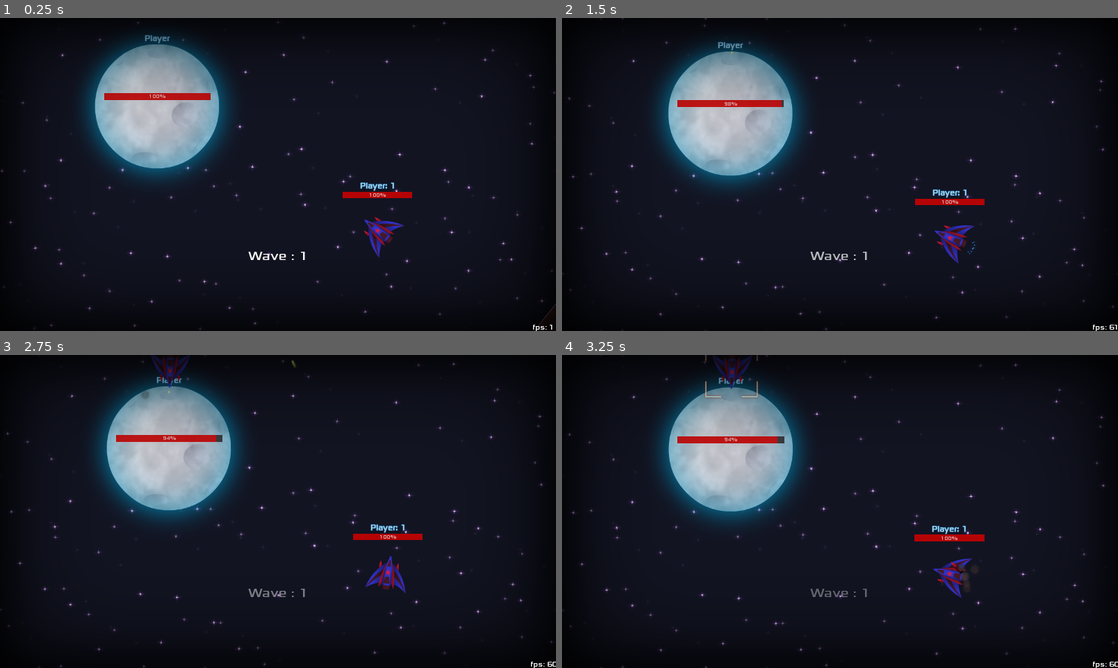
Above: before the commit, frames 1-4 (two rows, left to right).
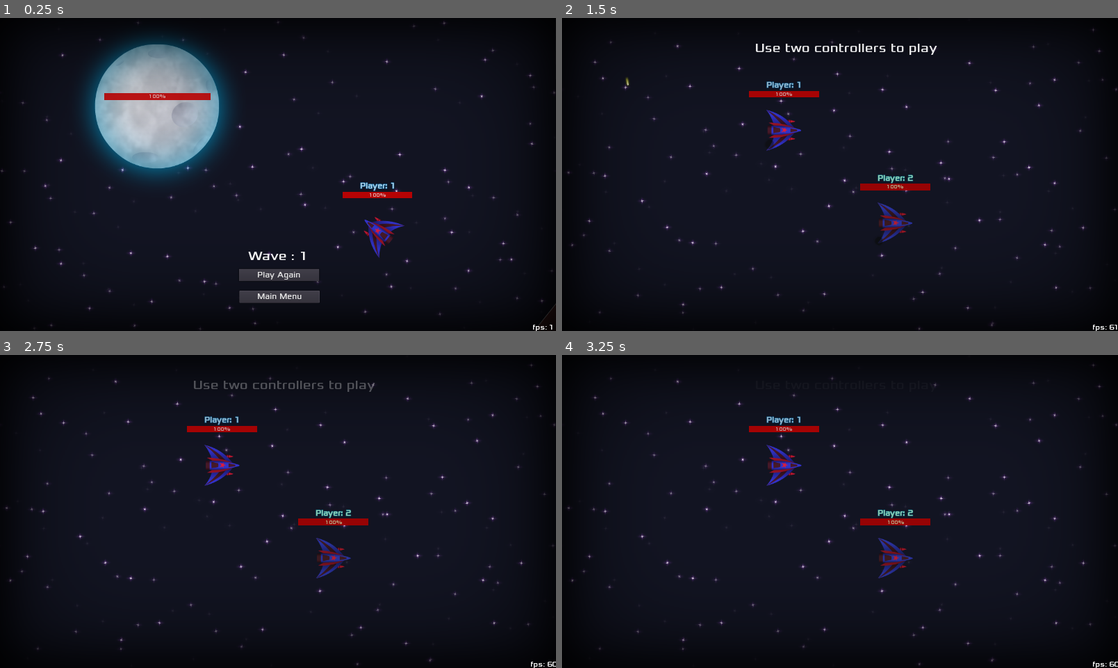
Above: after the commit, the same moments.

Repository: Najim-SD/Moon-Guardian
Game: Godot game, scene res://Scenes/Game.tscn
The game is run twice, just before and just after one commit, with the same random seed, the same clock (stepped at 60 frames per second) and the same inputs. This scene is started directly instead of the project's main scene.
Inputs (mouse positions are in pixels of both pictures, inside the frame that each line leads up to):
- Up to frame 1 (0.25 s): no input
- Up to frame 2 (1.5 s): click (840, 296) at 0.5 s, where only the run after the commit has a clickable "Main Menu"; click (840, 155) at 1.25 s, where only the run after the commit has a clickable "1 v 1"
- Up to frame 3 (2.75 s): move the mouse to (400, 495) at 2.02 s; right-click (400, 495) at 2.1 s
- Up to frame 4 (3.25 s): move the mouse to (728, 527) at 2.77 s; tap Space (launch) at 2.85 s

The runs differ from the first frame. In frame 1, 1.2% of the frame differs, in the area x 26-58%, y 5-92%; in frame 2, 13%; in frame 3, 13%, in the area x 0-100%, y 0-100%; in frame 4, 12%.

Commit message:
Final Commit!

Diff:
--- a/Scenes/1V1 Level.tscn
+++ b/Scenes/1V1 Level.tscn
@@ -69,7 +69,7 @@
 margin_right = 327.325
 margin_bottom = -273.521
 custom_fonts/font = SubResource( 1 )
-text = "Use two Controllers"
+text = "Use two controllers to play"
 align = 1
 __meta__ = {
 "_edit_use_anchors_": false
--- a/Scenes/Game.tscn
+++ b/Scenes/Game.tscn
@@ -14,6 +14,10 @@
 font_data = ExtResource( 7 )
 
 [sub_resource type="DynamicFont" id=2]
+size = 18
+font_data = ExtResource( 7 )
+
+[sub_resource type="DynamicFont" id=3]
 size = 18
 font_data = ExtResource( 7 )
 
@@ -64,7 +68,6 @@
 }
 
 [node name="start" type="Button" parent="CanvasLayer"]
-visible = false
 anchor_left = 0.5
 anchor_right = 0.5
 margin_left = -89.8811
@@ -73,6 +76,19 @@
 margin_bottom = 604.692
 custom_fonts/font = SubResource( 2 )
 text = "Play Again"
+__meta__ = {
+"_edit_use_anchors_": false
+}
+
+[node name="mainMenu" type="Button" parent="CanvasLayer"]
+anchor_left = 0.5
+anchor_right = 0.5
+margin_left = -89.4802
+margin_top = 627.262
+margin_right = 95.5198
+margin_bottom = 655.262
+custom_fonts/font = SubResource( 3 )
+text = "Main Menu"
 __meta__ = {
 "_edit_use_anchors_": false
 }
@@ -107,3 +123,4 @@
 [node name="spawn" type="Position2D" parent="."]
 position = Vector2( -0.475739, -769.842 )
 [connection signal="button_up" from="CanvasLayer/start" to="." method="_on_start_button_up"]
+[connection signal="button_up" from="CanvasLayer/mainMenu" to="." method="_on_mainMenu_button_up"]
--- a/Scenes/Main Menu.tscn
+++ b/Scenes/Main Menu.tscn
@@ -1,9 +1,13 @@
-[gd_scene load_steps=7 format=2]
+[gd_scene load_steps=11 format=2]
 
-[ext_resource path="res://Art/Fx/ScreenFX.png" type="Texture" id=1]
+[ext_resource path="res://Scripts/Camera2D.gd" type="Script" id=1]
+[ext_resource path="res://Scenes/Parallax.tscn" type="PackedScene" id=2]
 [ext_resource path="res://Scripts/Main Menu.gd" type="Script" id=3]
 [ext_resource path="res://Art/Game Title.png" type="Texture" id=4]
 [ext_resource path="res://Art/Fonts/Xolonium-Regular.ttf" type="DynamicFontData" id=5]
+[ext_resource path="res://Scenes/MultiCam.tscn" type="PackedScene" id=6]
+[ext_resource path="res://Art/Fx/ScreenFX.png" type="Texture" id=7]
+[ext_resource path="res://Scripts/Position2D.gd" type="Script" id=8]
 
 [sub_resource type="DynamicFont" id=1]
 size = 30
@@ -19,6 +23,25 @@
 "_edit_use_anchors_": false
 }
 
+[node name="MultiCam" type="Camera2D" parent="." instance=ExtResource( 6 )]
+position = Vector2( 640, 360 )
+current = true
+drag_margin_h_enabled = true
+drag_margin_v_enabled = true
+smoothing_enabled = true
+smoothing_speed = 10.0
+drag_margin_left = 0.0
+drag_margin_top = 0.0
+drag_margin_right = 0.0
+drag_margin_bottom = 0.0
+script = ExtResource( 1 )
+__meta__ = {
+"_edit_group_": true
+}
+targets = [ "Position2D" ]
+
+[node name="Parallax" type="Node2D" parent="." instance=ExtResource( 2 )]
+
 [node name="UI" type="CanvasLayer" parent="."]
 
 [node name="ScrFX" type="TextureRect" parent="UI"]
@@ -99,6 +122,9 @@
 __meta__ = {
 "_edit_use_anchors_": false
 }
+
+[node name="Position2D" type="Position2D" parent="."]
+script = ExtResource( 8 )
 [connection signal="button_up" from="UI/start" to="." method="_on_start_button_up"]
 [connection signal="button_up" from="UI/1v1" to="." method="_on_1v1_button_up"]
 [connection signal="button_up" from="UI/exit" to="." method="_on_exit_button_up"]
--- a/Scenes/Moonship.tscn
+++ b/Scenes/Moonship.tscn
@@ -16,12 +16,6 @@
 
 [sub_resource type="CircleShape2D" id=2]
 radius = 140.25
-
-[sub_resource type="DynamicFont" id=6]
-size = 18
-outline_size = 1
-outline_color = Color( 0.113725, 0.678431, 1, 1 )
-font_data = ExtResource( 3 )
 
 [sub_resource type="StyleBoxFlat" id=7]
 bg_color = Color( 1, 0, 0, 1 )
@@ -63,23 +57,6 @@
 "_edit_use_anchors_": false
 }
 
-[node name="Label" type="Label" parent="UI"]
-anchor_left = 0.5
-anchor_top = 0.5
-anchor_right = 0.5
-anchor_bottom = 0.5
-margin_left = -61.0562
-margin_top = -167.737
-margin_right = 62.9438
-margin_bottom = -144.737
-grow_horizontal = 2
-custom_fonts/font = SubResource( 6 )
-text = "Player"
-align = 1
-__meta__ = {
-"_edit_use_anchors_": false
-}
-
 [node name="ProgressBar" type="ProgressBar" parent="UI"]
 anchor_left = 0.5
 anchor_top = 0.5
--- a/Scripts/Game.gd
+++ b/Scripts/Game.gd
@@ -74,3 +74,8 @@
 func _on_start_button_up():
 	get_tree().change_scene("res://Scenes/Game.tscn")
 	pass # Replace with function body.
+
+
+func _on_mainMenu_button_up():
+	get_tree().change_scene("res://Scenes/Main Menu.tscn")
+	pass # Replace with function body.
--- a/Scripts/Level.gd
+++ b/Scripts/Level.gd
@@ -5,6 +5,8 @@
 # var a = 2
 # var b = "text"
 
+var fadeMax:float = 60*2
+var fadeCounter:float = fadeMax
 
 # Called when the node enters the scene tree for the first time.
 func _ready():
@@ -13,6 +15,8 @@
 
 # Called every frame. 'delta' is the elapsed time since the previous frame.
 func _process(delta):
+	fadeCounter = max(fadeCounter -1, 0)
+	$CanvasLayer/Label.modulate.a = fadeCounter/fadeMax
 	if Input.is_action_pressed("restart"):
 		get_tree().reload_current_scene()
 	#$LevelBoundary.position = $MultiCam.position
--- /dev/null
+++ b/Scripts/Position2D.gd
@@ -0,0 +1,9 @@
+extends Position2D
+
+
+func _ready():
+	pass
+
+func _process(delta):
+	position = get_global_mouse_position()
+	pass
Binary file added: Art/icon.ico
Not shown: 1 places in Scenes/Game.tscn that only renumber resources
Not shown: 1 places in Scenes/Main Menu.tscn that only renumber resources
Not shown: 1 places in Scenes/Moonship.tscn that only renumber resources
Not shown, changed: export_presets.cfg
